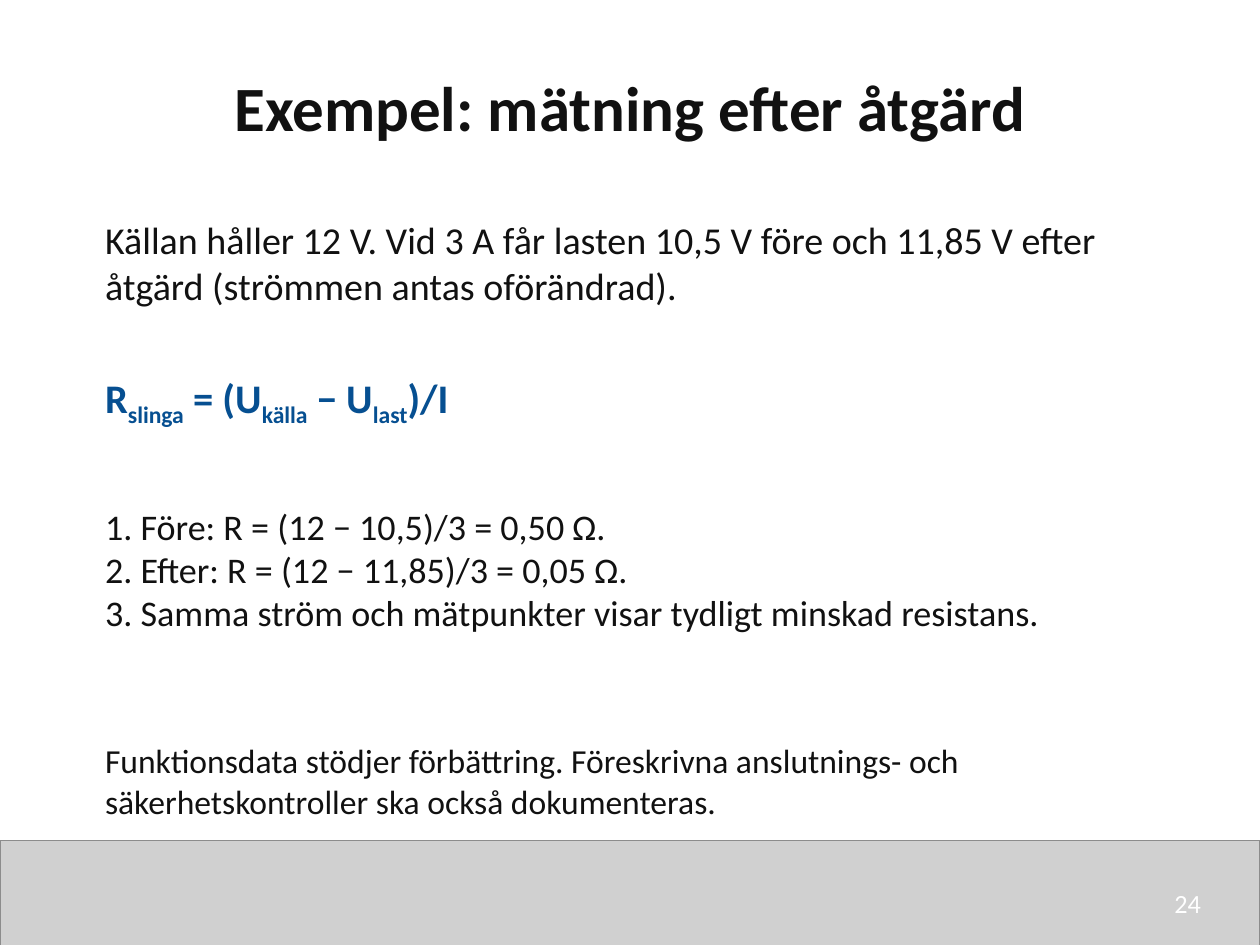
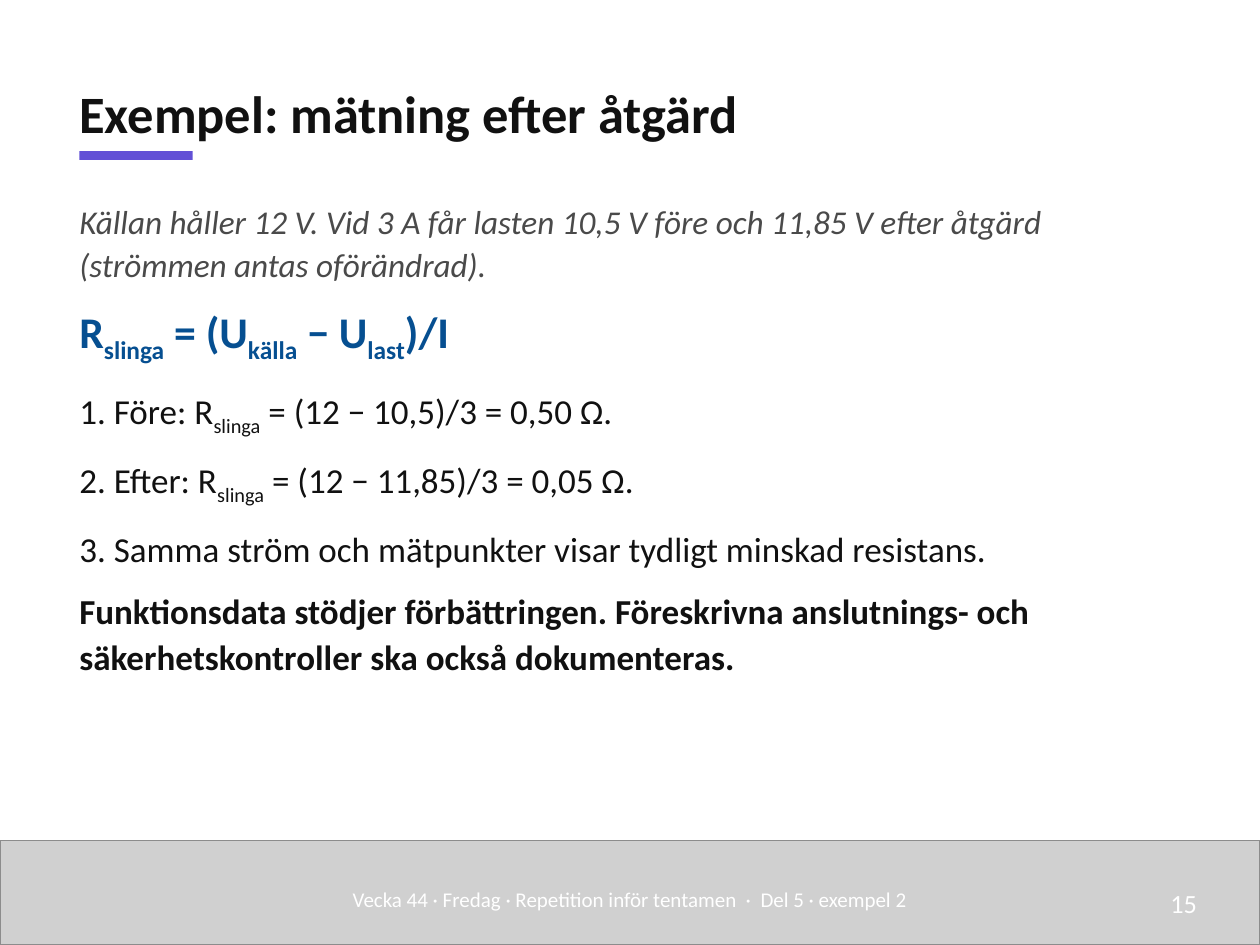
Before and after one commit to nj22az/nj22az.github.io, a slide deck: slide 15 of sjoskolan/vecka-45/aktuell/v45_03_Repetition_infor_tentamen_elev.pptx (slide 24 before the commit). Drawn at 1260x945 pixels with LibreOffice and Linux fonts; fonts in the diff are those of the drawing; grey boxes stand for pictures. Boxes give left, top, right and bottom in pixels: in the first picture for what was removed or moved away, otherwise in the second. Text is boxed around its words. In the diff, an @@ line names an element or a change of style, - is before the commit and + after.

```diff
--- a/sjoskolan/vecka-45/aktuell/v45_03_Repetition_infor_tentamen_elev.pptx
+++ b/sjoskolan/vecka-45/aktuell/v45_03_Repetition_infor_tentamen_elev.pptx
@@ text "Exempel: mätning efter åtgärd": place and size @@
-text "Exempel: mätning efter åtgärd" at (234,85,1025,142)
+text "Exempel: mätning efter åtgärd" at (79,95,738,142)
@@ text "Exempel: mätning efter åtgärd" at (79,95,738,142): size 36 to 30 pt; alignment centre to left; line spacing 1 to 1.08; vertical alignment top to bottom @@
@@ rectangle added at (79,151,193,160), fill #6250D6 @@
@@ text "Källan håller 12 V. Vid ...": place and size @@
-text "Källan håller 12 V. Vid ..." at (105,514,1038,633)
+text "Källan håller 12 V. Vid ..." at (79,210,1041,671)
@@ text at (79,210,1041,498): text changed; size 20.6 to 19 pt; text colour #111111 to #4A4A4A @@
-1. Före: R = (12 − 10,5)/3 = 0,50 Ω.
-2. Efter: R = (12 − 11,85)/3 = 0,05 Ω.
+Källan håller 12 V. Vid 3 A får lasten 10,5 V före och 11,85 V efter åtgärd (strömmen antas oförändrad).
+Rslinga = (Ukälla − Ulast)/I
+1. Före: Rslinga = (12 − 10,5)/3 = 0,50 Ω.
+2. Efter: Rslinga = (12 − 11,85)/3 = 0,05 Ω.
@@ text removed at (105,227,1096,307) @@
-Källan håller 12 V. Vid 3 A får lasten 10,5 V före och 11,85 V efter åtgärd (strömmen antas oförändrad).
@@ text removed at (408,383,449,419) @@
-Rslinga = (Ukälla − Ulast)/I
@@ text at (79,537,985,568): size 20.6 to 20 pt in "3. Samma ström och mätpunkter visar tydligt ..."; line spacing 1 to 1.08; more space between paragraphs @@
@@ text at (79,599,1029,671): paragraph added @@
+Funktionsdata stödjer förbättringen. Föreskrivna anslutnings- och säkerhetskontroller ska också dokumenteras.
@@ text removed at (105,749,959,815) @@
-Funktionsdata stödjer förbättring. Föreskrivna anslutnings- och säkerhetskontroller ska också dokumenteras.
@@ text added at (353,893,907,910), 12 pt, text #FFFFFF @@
+Vecka 44 · Fredag · Repetition inför tentamen · Del 5 · exempel 2
@@ text added at (1170,896,1197,913), 15 pt, text #FFFFFF @@
+15
@@ text removed at (1174,896,1201,913) @@
-24
```
Also in this commit, not shown: 10 other slides changed, 11 slides added, 25 slides removed, 52 other files.
